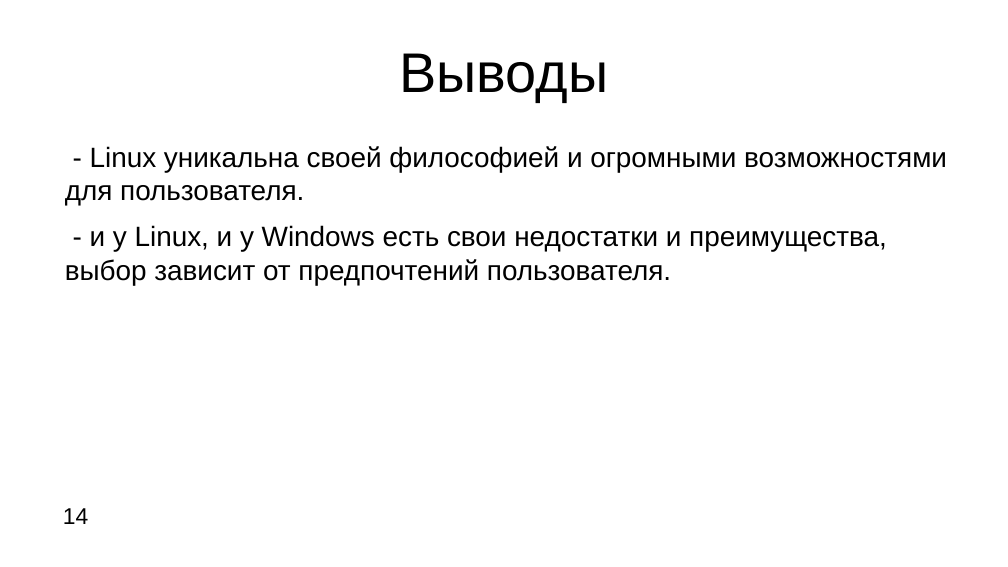
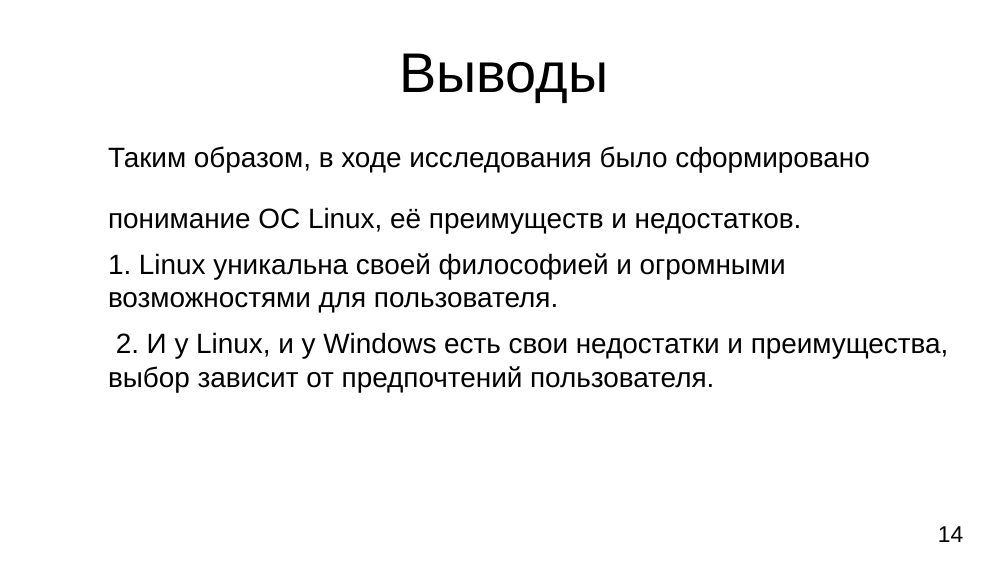
Before and after one commit to Ionova-Darya/digital-fundamentals, a slide deck: slide 14 of documents/Linux_vs_Windows.odp. Drawn at 1008x567 pixels with LibreOffice and Linux fonts; fonts in the diff are those of the drawing. Boxes give left, top, right and bottom in pixels: in the first picture for what was removed or moved away, otherwise in the second. Text is boxed around its words. In the diff, an @@ line names an element or a change of style, - is before the commit and + after.

```diff
--- a/documents/Linux_vs_Windows.odp
+++ b/documents/Linux_vs_Windows.odp
@@ text at (x1=108, y1=146, x2=949, y2=392): text changed @@
-- Linux уникальна своей философией и огромными возможностями для пользователя.
-- и у Linux, и у Windows есть свои недостатки и преимущества, выбор зависит от предпочтений пользователя.
+Таким образом, в ходе исследования было сформировано
+понимание ОС Linux, её преимуществ и недостатков.
+1. Linux уникальна своей философией и огромными возможностями для пользователя.
+2. И у Linux, и у Windows есть свои недостатки и преимущества, выбор зависит от предпочтений пользователя.
@@ page number moved from (x1=63, y1=508, x2=88, y2=524) to (x1=938, y1=526, x2=963, y2=542) @@
```
Also in this commit, not shown: 12 other slides changed.
